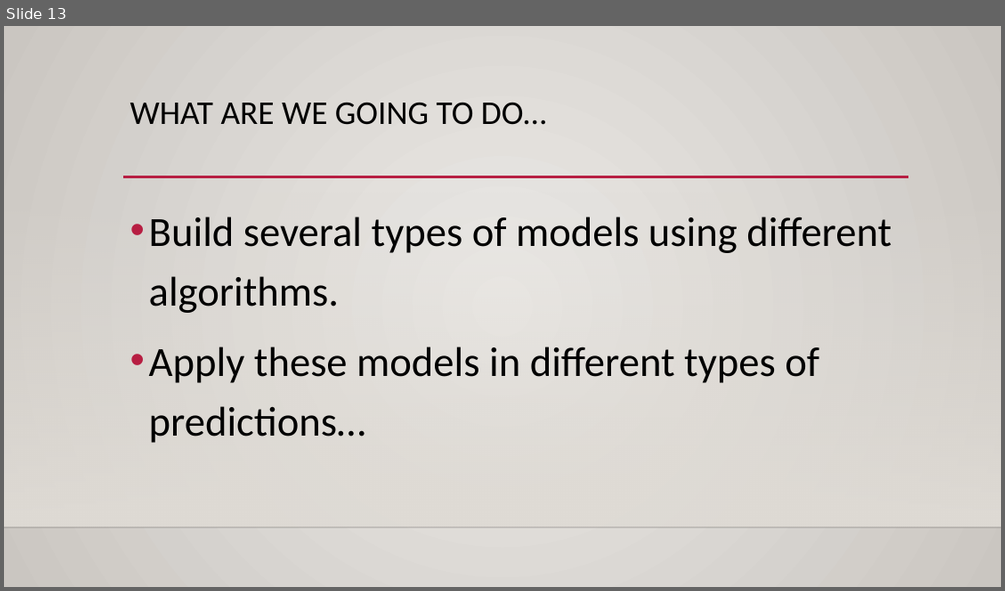
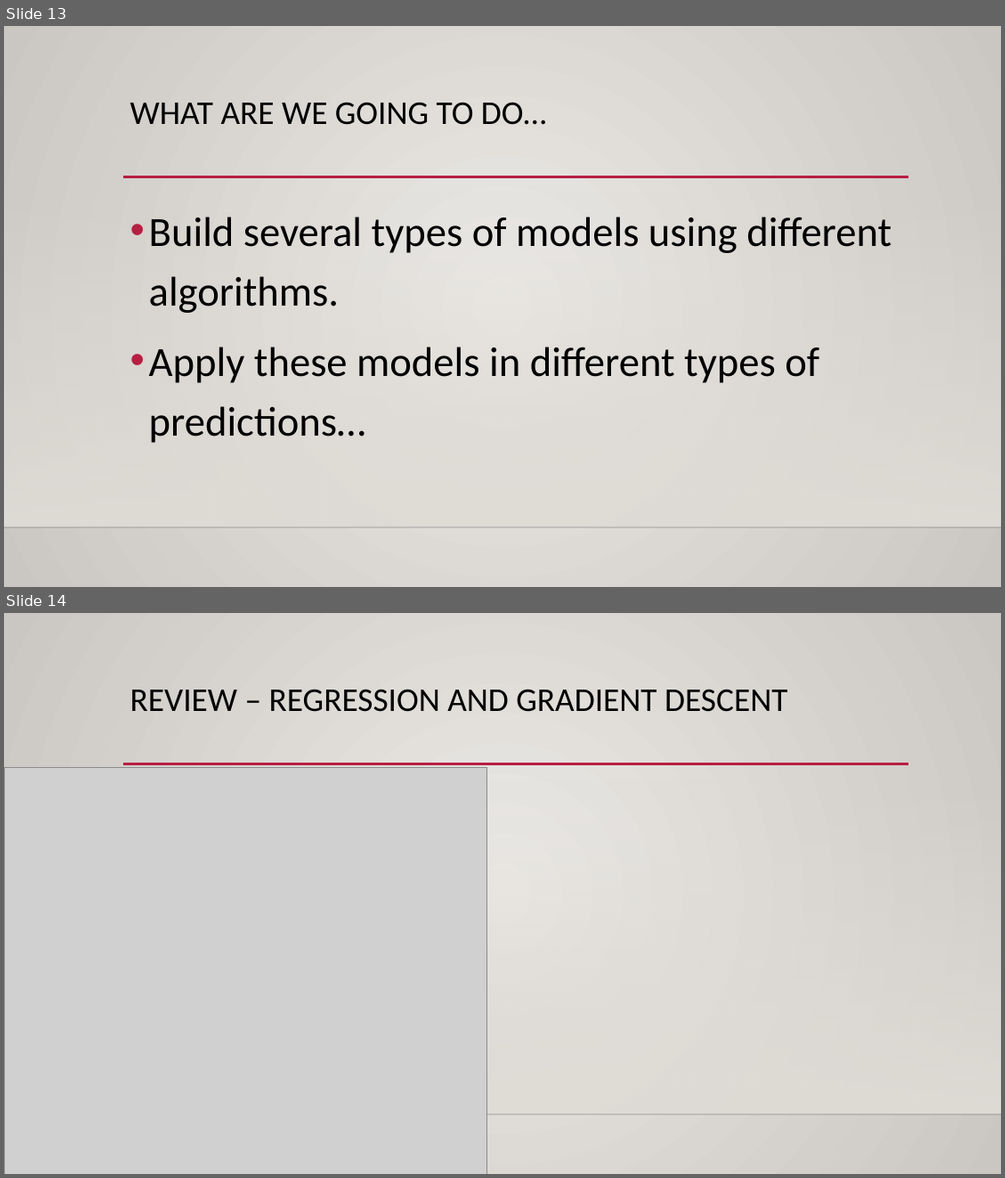
Before and after one commit to glennybarnes/Intro_to_Machine_Learning_Students, a slide deck: reference_content/Slides/1 - Intro Machine Learning.pptx. Shown one above the other, each under a label of ours: slide 13 before the commit, slides 13 and 14 after it. The pictures are 1005x591 and 1005x1178 pixels, drawn with LibreOffice and Linux fonts; fonts in the diff are those of the drawing; grey boxes stand for pictures; background and template pictures are left out. Boxes give left, top, right and bottom in pixels: in the first picture for what was removed or moved away, otherwise in the second. Text is boxed around its words. In the diff, an @@ line names an element or a change of style, - is before the commit and + after.

```diff
--- a/reference_content/Slides/1 - Intro Machine Learning.pptx
+++ b/reference_content/Slides/1 - Intro Machine Learning.pptx
@@ slide 14 added at (x1=4, y1=613, x2=1001, y2=1174), background gradient #ECEAE7 to #CAC7C1; not listed: 3 template elements that a slide beside it also shows @@
@@ title added at (x1=130, y1=689, x2=787, y2=712), 32 pt, text #000000 @@
+REVIEW – REGRESSION AND GRADIENT DESCENT
@@ picture added at (x1=4, y1=767, x2=487, y2=1174) @@
```
Also in this commit, not shown: 3 other slides added, 3 other files.
